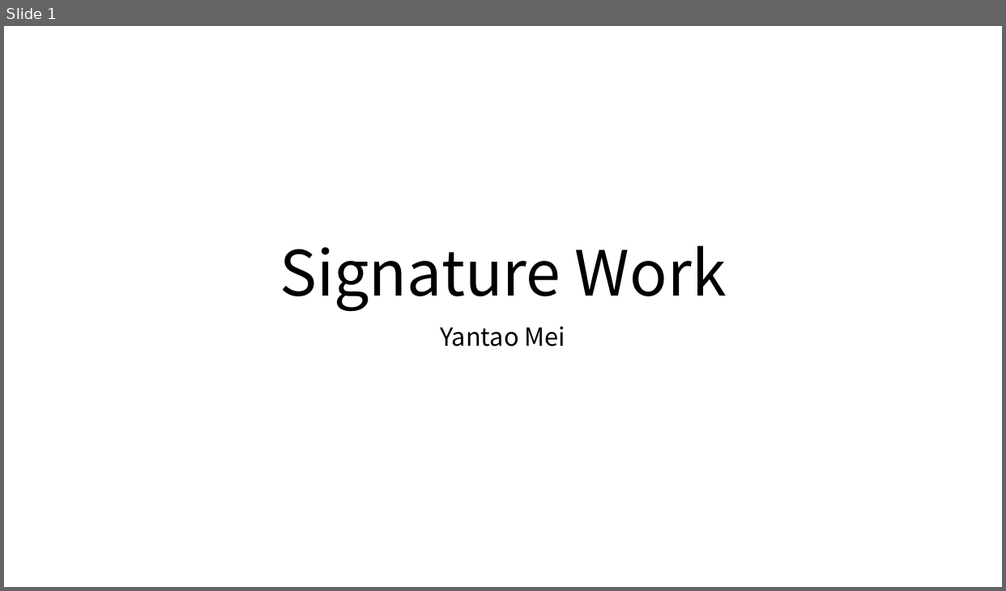
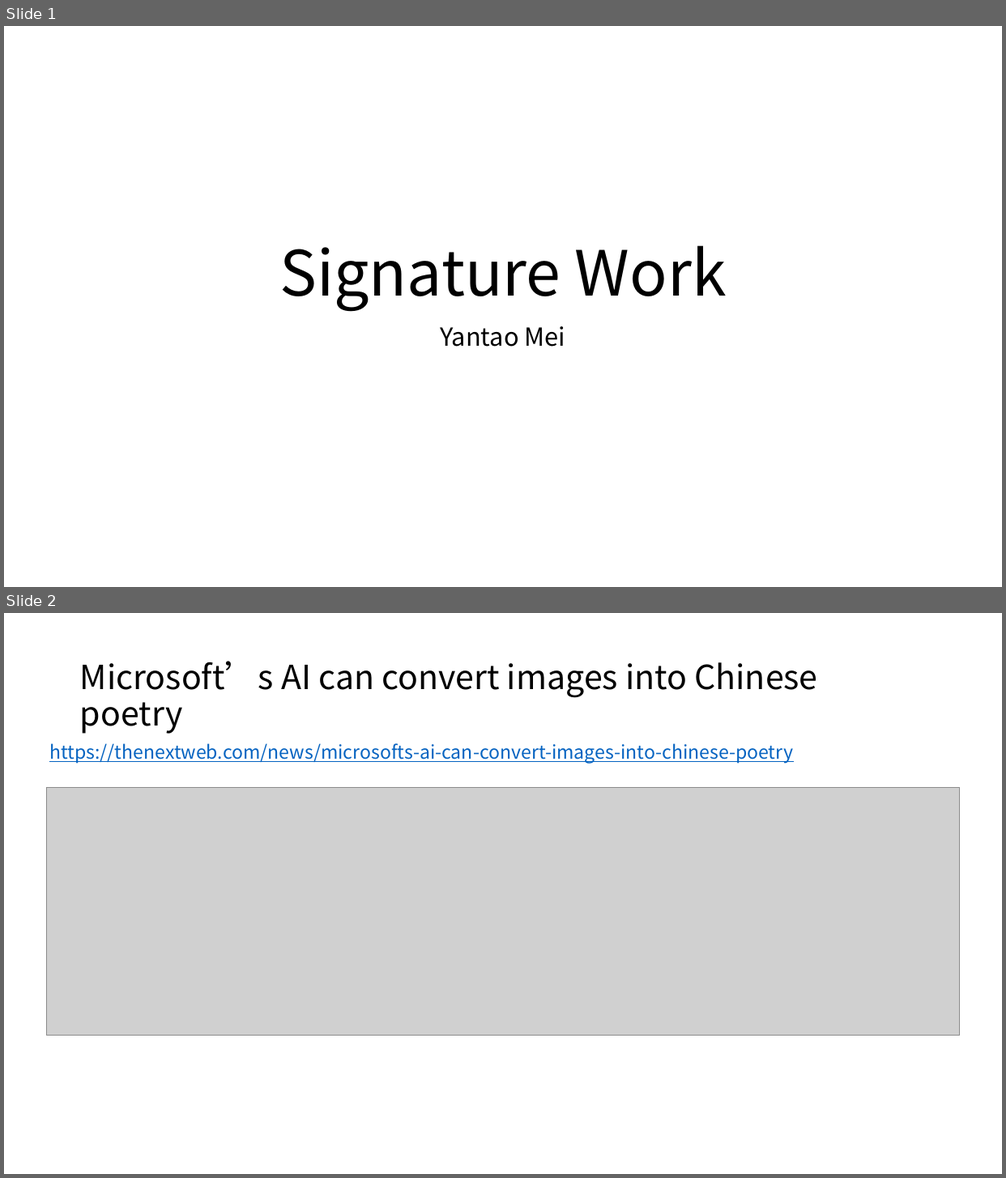
Before and after one commit to IanMei/Signature-Work, a slide deck: SIgnature Work.pptx. Shown one above the other, each under a label of ours: slide 1 before the commit, slides 1 and 2 after it. The pictures are 1006x591 and 1006x1178 pixels, drawn with LibreOffice and Linux fonts; fonts in the diff are those of the drawing; grey boxes stand for pictures. Boxes give left, top, right and bottom in pixels: in the first picture for what was removed or moved away, otherwise in the second. Text is boxed around its words. In the diff, an @@ line names an element or a change of style, - is before the commit and + after.

```diff
--- a/SIgnature Work.pptx
+++ b/SIgnature Work.pptx
@@ slide 2 added at [4, 613, 1002, 1174], background #FFFFFF @@
@@ title added at [80, 661, 818, 734], 32 pt, text #000000 @@
+Microsoft’s AI can convert images into Chinese poetry
@@ text added at [49, 743, 793, 764], 18 pt, text #0563C1, underline @@
+https://thenextweb.com/news/microsofts-ai-can-convert-images-into-chinese-poetry
@@ picture added at [47, 787, 959, 1035] @@
```
Also in this commit, not shown: 4 other slides added, 2 slides removed.
